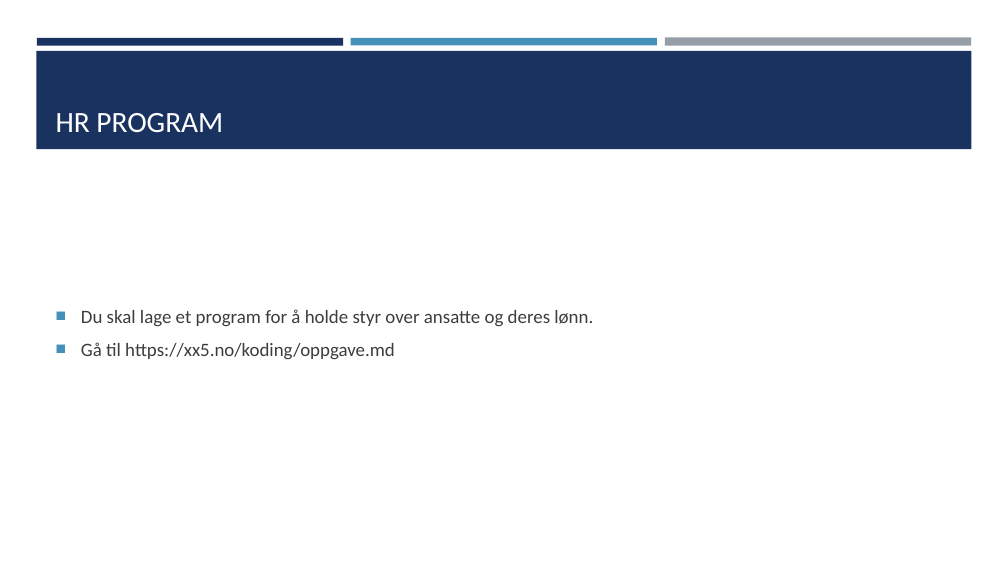
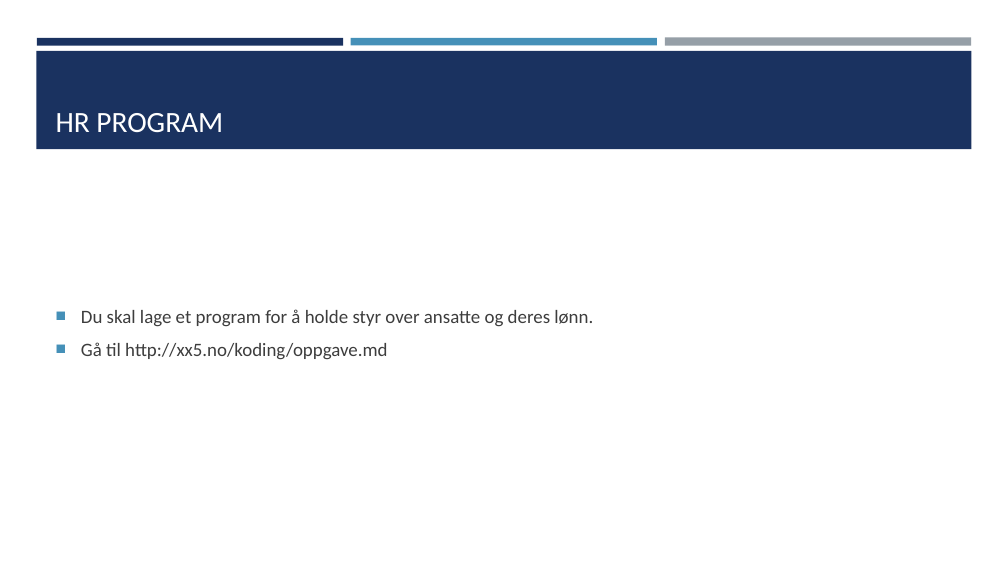
Before and after one commit to TheCodeAddiction/Learn-Python-Workshop, a slide deck: slide 55 of koding workshop powerpoint.pptx (slide 54 before the commit). Drawn at 1008x567 pixels with LibreOffice and Linux fonts; fonts in the diff are those of the drawing. Boxes give left, top, right and bottom in pixels: in the first picture for what was removed or moved away, otherwise in the second. Text is boxed around its words. In the diff, an @@ line names an element or a change of style, - is before the commit and + after.

```diff
--- a/koding workshop powerpoint.pptx
+++ b/koding workshop powerpoint.pptx
@@ text at box(81, 342, 387, 360): text changed @@
-■ Gå til https://xx5.no/koding/oppgave.md
+■ Gå til http://xx5.no/koding/oppgave.md
```
Also in this commit, not shown: 2 other slides changed, 1 slide added, 1 other file.
